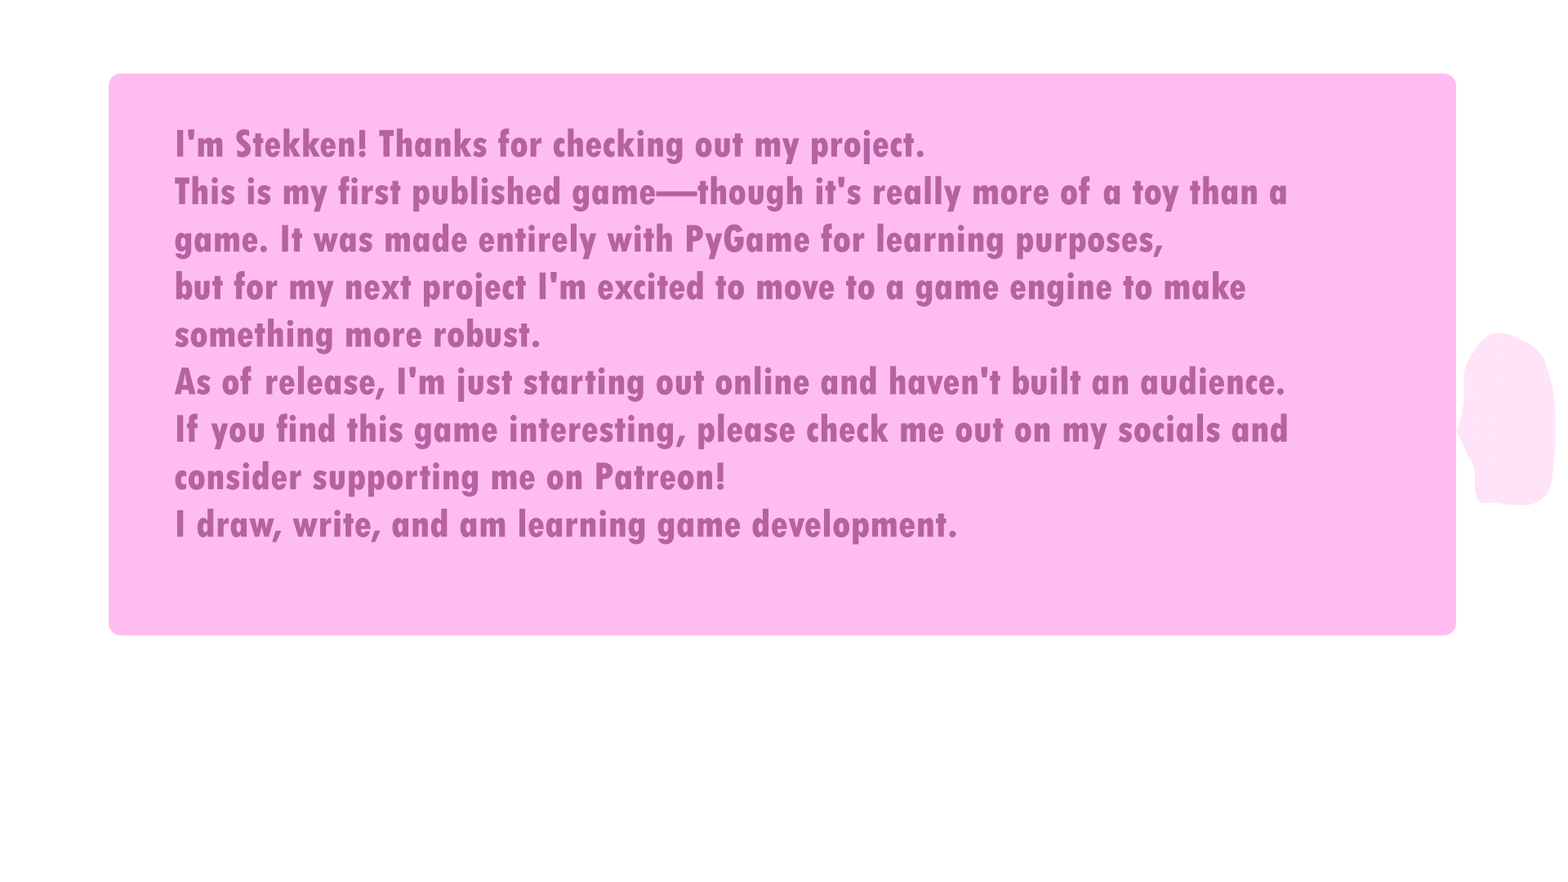
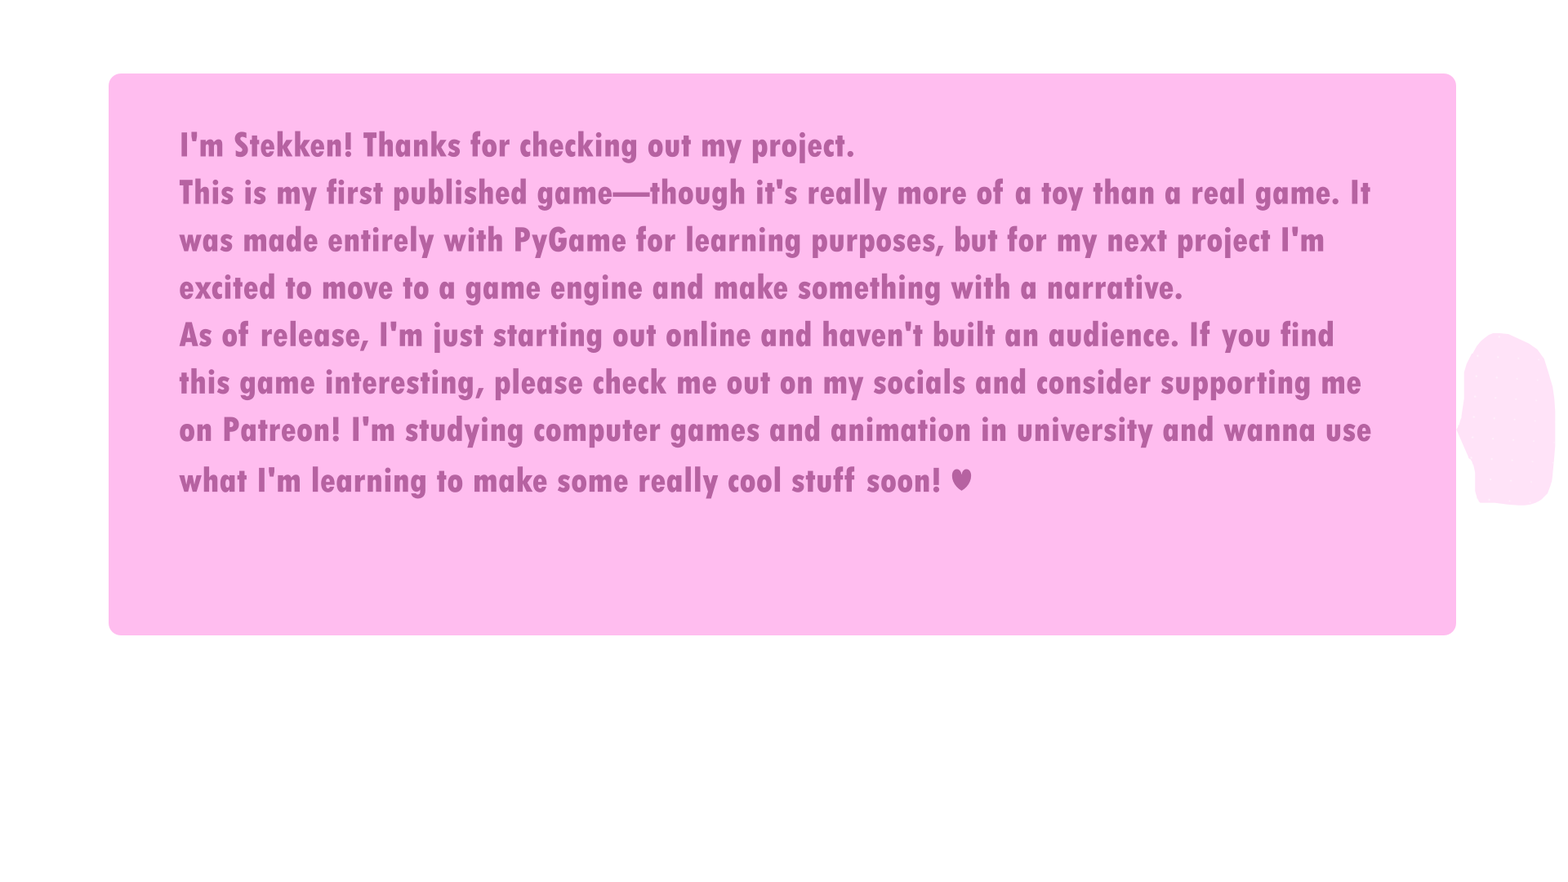
Revision of a layered 1568 x 882 image; what changed, layer by layer:
painted on "Paint Layer 11" over bbox(173, 128, 1372, 545)
painted on "Paint Layer 10" over bbox(173, 128, 1372, 545)